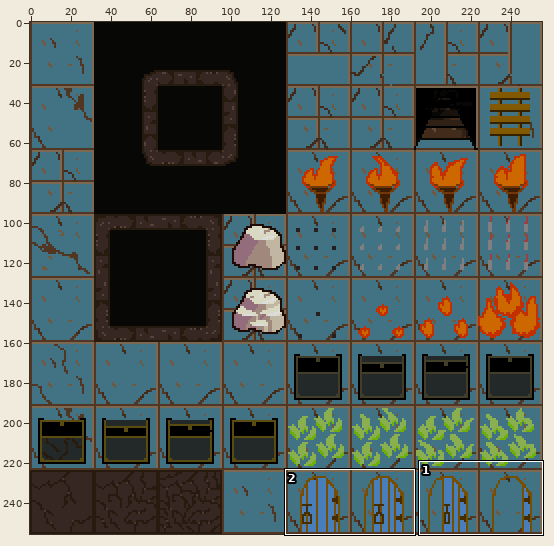
Two states of a sprite sheet, data/textures/Tilesets/tile_set_blue.png. The first picture is a wide view before the edit; the outline marks the close-up.
Close-up. Before the edit:
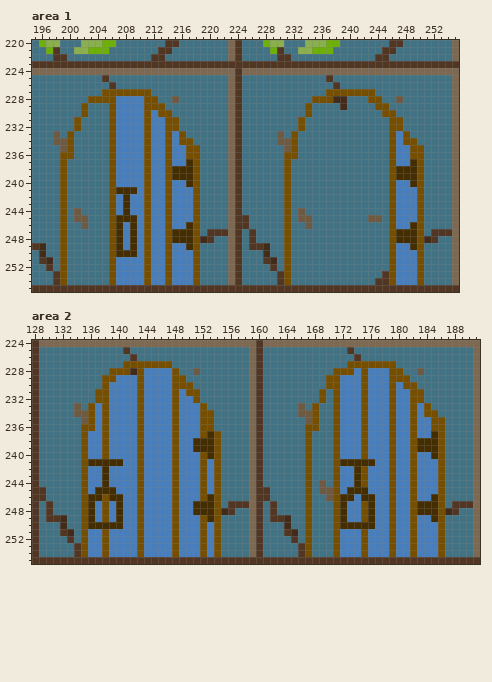
The file is 256x256 pixels. Colours within 5 levels of each other are drawn and written as one. Shown: area 1: x 195..255, y 220..255; area 2: x 128..191, y 224..255.
Once edited:
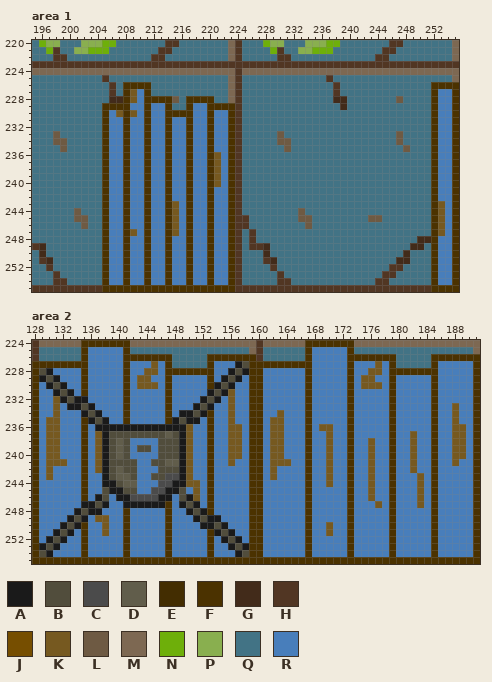
Palette (. is transparent): A #1a1a1a  B #514d3c  C #4b4b4b  D #615d4b  E #432d01  F #4b3200  G #422b1a  H #513623  J #764e00  K #765920  L #6e5a43  M #7d6852  N #6eaf0a  P #89af4f  Q #427385  R #487ebb
Difference:
Changed rows in their new state; - is an unchanged pixel.
Area 1:
first column x 199:
226 ---------FFFF----------------------------------------FFFF
227 ------QHQFKRF-------------------------QHQQQQQ--------FRRF
228 ----QQQGGFK-FFFF--FFFF--------------QQQ-----QQ-------FRRF
229 ---Q--FFFF--FRRF--FRRFFFF----------Q---------QQ------FRRF
230 ---Q--FRKFK-F-RFFFFRRFRRF----------Q----------QQ-----FRRF
231 --Q---FR-F--F--FRRFRRFRRF---------Q------------QQ----FRRF
232 --Q---FR-F--F--FRRFRRFRRF---------Q------------QQ----FRRF
233 -Q----FR-F--F--F-RFRRFRRF--------Q-------------QLQ---FRRF
234 -Q----FR-F--F--F-RFRRFRRF--------Q-------------QLQQ--FRRF
235 -Q----FR-F--F--F--FRRFRRF--------Q-------------QQLQQ-FRRF
236 QQ----FR-F--F--F--FRRFKRF-------QQ-------------QQQQQ-FRRF
237 Q-----FR-F--F--F--FRRFKRF-------Q--------------QQQQQ-FRRF
238 Q-----FR-F--F--FRRFRRFKRF-------Q--------------QQQQQ-FRRF
239 Q-----FR-F--F--FRRFRRFKRF-------Q--------------QQQQQ-FRRF
240 Q-----FR-F--F--F--FRRFKRF-------Q--------------QQQQQ-FRRF
241 Q-----FRRFR-F--F--FRRFRRF-------Q--------------QQQQQ-FRRF
242 Q-----FR-F--F--F--FRRFRRF-------Q--------------QQQQQ-FRRF
243 Q-----FR-F--F--FK-FRRFRRF-------Q--------------QQQQQ-FKRF
244 Q-----FR-F--F--FK-FRRFRRF-------Q--------------QQQQQ-FKRF
245 Q-----FRRFR-F--FK-FRRFRRF-------Q--------------QQQQQ-FKRF
246 Q-----FRRFR-F--FK-FRRFRRF-------Q--------------QQQQQ-FKRF
247 Q-----FRRFK-F--FKRFRRFRRF-------Q--------------QQQQQ-FKRF
248 Q-----FRRFR-F--FRRFRRFRRF-------Q--------------QQQQG-FRRF
249 Q-----FRRFR-F--F--FRRFRRF-------Q--------------QQQGG-FRRF
250 Q-----FRRFR-F--F--FRRFRRF-------Q--------------QQGQQ-FRRF
251 Q-----FR-F--F--F--FRRFRRF-------Q--------------QGGQQ-FRRF
252 Q-----FR-F--F--F--FRRFRRF-------Q--------------HHQQQ-FRRF
253 Q-----FR-F--F--F--FRRFRRF-------Q--------------HQQQQ-FRRF
254 H-----FR-F--F--F--FRRFRRF-------H--------------QQQQQ-FRRF
255 ------FFFFFFFFFFFFFFFFFFF----------------------------FFFF
Area 2:
first column x 128:
224 -------FFFFFFF-------------------------FFFFFFF------------------
225 -------FRRRRRF-------------------------FRRRRRF------------------
226 -------FRRRRRFFFFFFF-----FFFFFFF-------FRRRRRFFFFFFF-----FFFFFFF
227 FFFFFFFFRRRRRFRRRKRF-----FRRRABFFFFFFFFFRRRRRFRRRKRF-----FRRRRRF
228 FBARRRRFRRRRRFRRKK-FFFFFFFRRABAFFRRRRRRFRRRRRF-RKK-FFFFFFFRRRRRF
229 FABARRRFRRRR-F-KK--FRRRRRFRABARFFRRRRRRFRRRR-F-KK--FRRRRRFRRRRRF
230 FRABARRFRRR--F-KKK-FRRRRRFABARRFFRRRRRRFRRRR-F-KKK-F-RRRRFRRRRRF
231 FRRABARFRRR--F-R---FR-RRRABAKRRFFRRRRRRFRRRR-F-R---F--RRRFRRRRRF
232 FRRKABAARRR--F-R---FR--RABARKRRFFRRRRRRFRRRR-F-R---F--RRRFRRRRRF
233 FRRKRAABA-R--F-R---FR--ABARRKRRFFRRRRRRFRRRR-F-R---F--R-RFRRKRRF
234 FRRKRRRABAR--F-R---FRAABAFRRKRRFFRRKRRRFRRRR-F-R---F--R-RFRRKRRF
235 FRKKRRRFABA--F-R---FABAARFRRKRRFFRKKRRRFRRRR-F-R---F--R--FRRKRRF
236 FRKKRRRFRAAAAAAAAAAAAAK-RFRRKKRFFRKKRRRFRKKR-F-R---F--R--FRRKKRF
237 FRKKRRRF-KABBBBBBBBDBAK-RFRRKKRFFRKKRRRFRRKR-F-R---F--K--FRRKKRF
238 FRKKRRRF-KABDB-R--BBBAKRRFRRKKRFFRKKRRRFRRKR-F-RK--F--KRRFRRKKRF
239 FRKKRRRF-KABDB-BB-BBBAKRRFRRKKRFFRKKRRRFRRKR-F-RK--F--KRRFRRKKRF
240 FRKKRRRF-KABDB-R--BBBAK-RFRRKKRFFRKKRRRFRRKR-F-RK--F--K--FRRKKRF
241 FRKKKRRFRKABBBBR-BBDDAK-RFRRKRRFFRKKKRRFRRKRRFRRK--F--K--FRRKRRF
242 FRKRRRRF-KABDBBR--BBBAK-RFRRRRRFFRKRRRRFRRKR-FRRK--F--K--FRRRRRF
243 FRKRRRRF--ABDDBR-BBCCAK-RFRRRRRFFRKRRRRFRRKR-FRRK--F--RK-FRRRRRF
244 FRRRRRRF--AABDDR--CCAAKKRFRRRRRFFRRRRRRFRRKR-FRRK--F--RK-FRRRRRF
245 FRRRRRRF-RBAABBR-CCAAB-KRFRRRRRFFRRRRRRFRRRR-FRRK--F--RK-FRRRRRF
246 FRRRRRRFRABRAACCCCAARBAKRFRRRRRFFRRRRRRFRRRRRF-RK--F--RK-FRRRRRF
247 FRRRRRRAABA-RAAAAAAFRABARFRRRRRFFRRRRRRFRRRRRF-RRK-F--RKRFRRRRRF
248 FRRRRRABAAR-RF-R---FR-ABAFRRRRRFFRRRRRRFRRRRRF-RR--F--RRRFRRRRRF
249 FRRRRABARKK-RF-R---FR--ABAARRRRFFRRRRRRFRRRRRF-RR--F--R--FRRRRRF
250 FRRRABAFRRKRRF-R---FR---AABARRRFFRRRRRRFRRKRRFRRR--F--R--FRRRRRF
251 FRRABARF--K--F-R---FR---RFABARRFFRRRRRRFRRKR-F-R---F--R--FRRRRRF
252 FRABARRF--R--F-R---FR---RFRABARFFRRRRRRFRRRR-F-R---F--R--FRRRRRF
253 FABARRRF--R--F-R---FR---RFRRABAFFRRRRRRFRRRR-F-R---F--R--FRRRRRF
254 FBARRRRF--R--F-R---FR---RFRRRABFFRRRRRRFRRRR-F-R---F--R--FRRRRRF
255 FFFFFFFFFFFFFFFFFFFFFFFFFFFFFFFFFFFFFFFFFFFFFFFFFFFFFFFFFFFFFFFF
Changed places in both close-ups, as pixel boxes (x1, y1, x2, y2):
changed: (60, 82, 235, 292)
changed: (284, 82, 459, 292)
changed: (32, 340, 480, 564)
